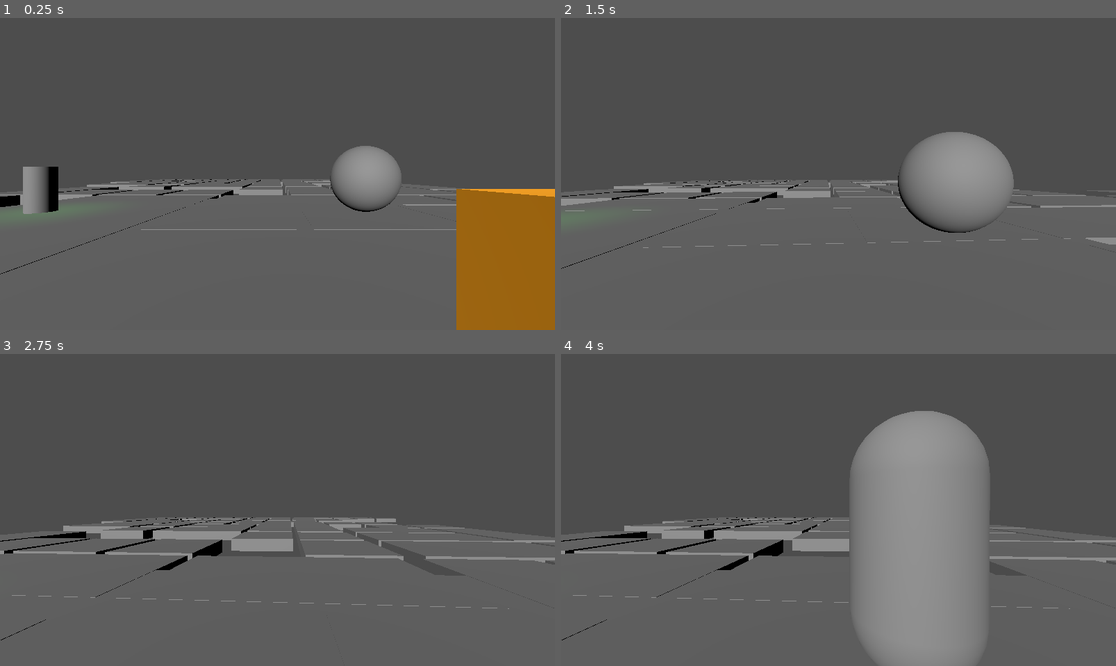
Above: before the commit, frames 1-4 (two rows, left to right).
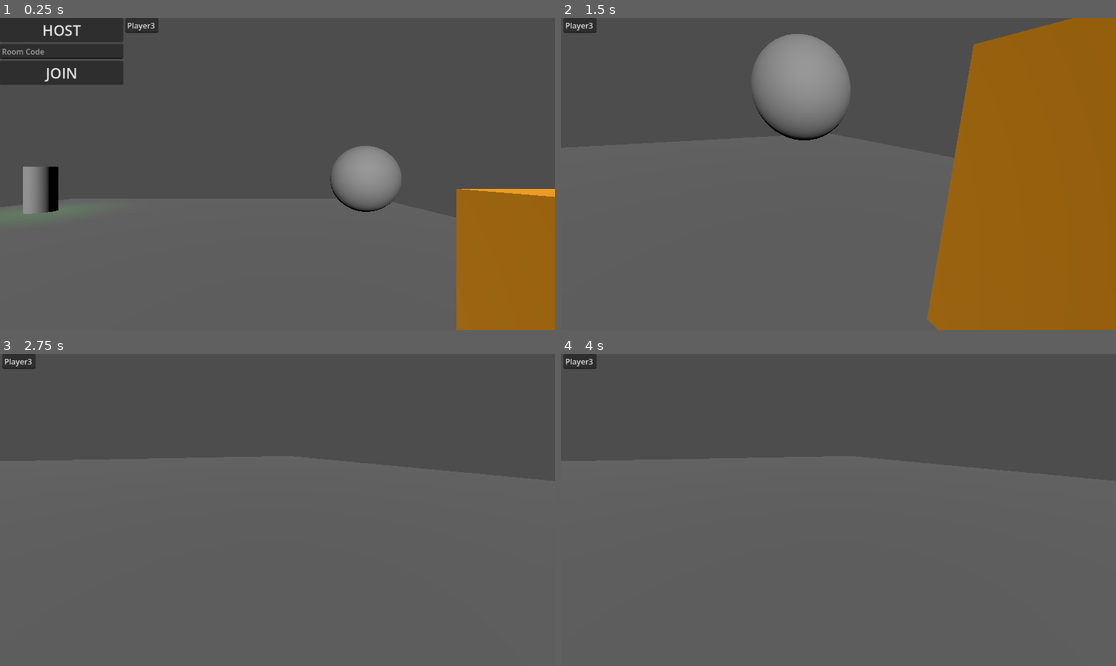
Above: after the commit, the same moments.

Repository: hadll/i-unno
Game: Godot game, scene res://scenes/playground_chloe.tscn
The game is run twice, just before and just after one commit, with the same random seed, the same clock (stepped at 60 frames per second) and the same inputs. This scene is started directly instead of the project's main scene.
Inputs (mouse positions are in pixels of both pictures, inside the frame that each line leads up to):
- Up to frame 1 (0.25 s): no input
- Up to frame 2 (1.5 s): click (622, 30) at 0.5 s, where only the run after the commit has a clickable "HOST"; tap Enter at 1.25 s; move the mouse to (866, 174) at 1.27 s; hold W (move_forward) from 1.28 s (still down); tap 1 (freecam_on) at 1.35 s; click (866, 174) at 1.42 s
- Up to frame 3 (2.75 s): keep holding W (move_forward); tap Space (move_jump) at 1.52, 2.27 s; move the mouse to (249, 510) at 2.02 s; tap 2 (freecam_swap) at 2.1 s
- Up to frame 4 (4 s): keep holding W (move_forward); tap Space (move_jump) at 2.75, 3.77 s; move the mouse to (849, 503) at 2.77 s; tap Ctrl (move_crouch) at 2.85 s; tap Enter at 3.5 s; move the mouse to (832, 516) at 3.52 s; tap Shift (move_sprint) at 3.6 s; click (832, 516) at 3.67 s

The runs differ from the first frame. In frame 1, 5.7% of the frame differs, in the area x 0-83%, y 0-83%; in frame 2, 36%, in the area x 0-100%, y 0-100%; in frame 3, 3.5%; in frame 4, 20%.
Error in both runs: Cannot call method 'shader_create_from_spirv' on a null value. (res://scripts/ditherer.gd:25)

Commit message:
multiplayer flags and triggers

Diff:
--- a/scenes/multiplayer_room.tscn
+++ b/scenes/multiplayer_room.tscn
@@ -2,6 +2,10 @@
 
 [ext_resource type="Script" uid="uid://b1f87nxncxmf3" path="res://scripts/multiplayer/multiplayer_room_screen.gd" id="1_7q14u"]
 [ext_resource type="PackedScene" uid="uid://ortc1uhcfowp" path="res://scenes/lobby_player.tscn" id="2_ugdk5"]
+[ext_resource type="Script" uid="uid://bwylegauw8d3y" path="res://scripts/triggers/global_click_trigger.gd" id="3_05k0u"]
+[ext_resource type="Script" uid="uid://c7n73q285n0hx" path="res://scripts/multiplayer_flag_setter.gd" id="4_hwgj2"]
+[ext_resource type="Script" uid="uid://bo80mbsdidmdo" path="res://scripts/triggers/multiplayer_flag_trigger.gd" id="5_1iiay"]
+[ext_resource type="Script" uid="uid://daowwhg8fxkuo" path="res://scripts/debug_print.gd" id="6_ak0ox"]
 
 [sub_resource type="LabelSettings" id="LabelSettings_g4v7s"]
 font_size = 40
@@ -54,10 +58,28 @@
 placeholder_text = "Username"
 max_length = 32
 
-[node name="LobbyRefreshTimer" type="Timer" parent="." unique_id=1852848309]
-wait_time = 3.0
+[node name="GlobalClickTrigger" type="Node3D" parent="." unique_id=1729891799]
+script = ExtResource("3_05k0u")
+button = 2
+metadata/_custom_type_script = "uid://bwylegauw8d3y"
+
+[node name="MultiplayerFlagSetter" type="Node" parent="." unique_id=1757221961 node_paths=PackedStringArray("trigger")]
+script = ExtResource("4_hwgj2")
+trigger = NodePath("../GlobalClickTrigger")
+flag = "test"
+metadata/_custom_type_script = "uid://c7n73q285n0hx"
+
+[node name="MultiplayerFlagTrigger" type="Node3D" parent="." unique_id=1212086317]
+script = ExtResource("5_1iiay")
+flag = "test"
+metadata/_custom_type_script = "uid://bo80mbsdidmdo"
+
+[node name="DebugPrint" type="Node" parent="." unique_id=593035956 node_paths=PackedStringArray("trigger")]
+script = ExtResource("6_ak0ox")
+trigger = NodePath("../MultiplayerFlagTrigger")
+print_text = "TEST WORKED"
+metadata/_custom_type_script = "uid://daowwhg8fxkuo"
 
 [connection signal="pressed" from="Start/Host" to="." method="host"]
 [connection signal="pressed" from="Start/Join" to="." method="join"]
 [connection signal="editing_toggled" from="Options/UsernameInput" to="." method="username_touched"]
-[connection signal="timeout" from="LobbyRefreshTimer" to="." method="refresh_lobby"]
--- a/scenes/playground_chloe.tscn
+++ b/scenes/playground_chloe.tscn
@@ -10,6 +10,7 @@
 [ext_resource type="Script" uid="uid://bvmwuhi6j156l" path="res://scripts/camera_angle_3d.gd" id="9_qokby"]
 [ext_resource type="PackedScene" uid="uid://dfl0ouravh1mb" path="res://scenes/level.tscn" id="10_lrhon"]
 [ext_resource type="Script" uid="uid://y8yqh08fax47" path="res://scripts/ditherer.gd" id="10_qokby"]
+[ext_resource type="PackedScene" uid="uid://ct1lqsxda07u3" path="res://scenes/multiplayer_room.tscn" id="11_lrhon"]
 
 [sub_resource type="WorldBoundaryShape3D" id="WorldBoundaryShape3D_8tsvv"]
 
@@ -130,3 +131,5 @@
 
 [node name="Level" parent="." unique_id=862827639 instance=ExtResource("10_lrhon")]
 transform = Transform3D(1, 0, 0, 0, 1, 0, 0, 0, 1, 11.656041, 0, 0)
+
+[node name="MultiplayerRoomScreen" parent="." unique_id=2106433219 instance=ExtResource("11_lrhon")]
--- a/scripts/level.gd
+++ b/scripts/level.gd
@@ -5,8 +5,7 @@
 
 @onready var level_generator: LevelGenerator = $LevelGenerator
 
-func _ready() -> void:
-	await get_tree().process_frame
+func generate() -> void:
 	level_generator.generate()
 	for room_def in level_generator.rooms:
 		var section_def := level_generator.rooms[room_def]
--- a/scripts/levelgen/level_generator.gd
+++ b/scripts/levelgen/level_generator.gd
@@ -22,6 +22,8 @@
 var doors: Dictionary[DoorDef, bool]
 var min_placed: Vector3i
 var max_placed: Vector3i
+var level_seed: int
+var rng: RandomNumberGenerator
 
 static func dir_rotate(pos_x_dir: Direction, new_pos_x_dir: Direction) -> Direction:
 	return posmod(pos_x_dir - new_pos_x_dir, 4) as Direction
@@ -51,17 +53,20 @@
 			return TAU*3/4
 
 func generate() -> void:
-	while not try_generate():
+	while not try_generate(randi()):
 		if LOG_GEN: print("Generation Failed... Retrying")
 	if LOG_GEN: print("Generation Done")
 
-func try_generate() -> bool:
+func try_generate(seed_value: int) -> bool:
 	spaces = {}
 	unfilled_doors = []
 	rooms = {}
 	doors = {}
 	min_placed = Vector3i.ZERO
 	max_placed = Vector3i.ZERO
+	level_seed = seed_value
+	rng = RandomNumberGenerator.new()
+	rng.seed = seed_value
 
 	try_place(gen.start, gen.sections[0], null)
 	var existing_density := 0.0
@@ -70,24 +75,24 @@
 		if LOG_GEN: print("Generating Section %s" % section_def.name)
 		var holes: Array[Vector2i] = []
 		for i in section_def.hole_density * gen.map_size.x * gen.map_size.z * 4:
-			var at := Vector2i(randi() % (gen.map_size.x * 2) - gen.map_size.x, randi() % (gen.map_size.z * 2) - gen.map_size.z)
+			var at := Vector2i(rng.randi() % (gen.map_size.x * 2) - gen.map_size.x, rng.randi() % (gen.map_size.z * 2) - gen.map_size.z)
 			if at in holes:
 				continue
 			holes.append(at)
-			var size := int(randf() * (1 + section_def.hole_size))
+			var size := int(rng.randf() * (1 + section_def.hole_size))
 			for j in size:
-				at += Vector2i(randi() % 3 - 1, randi() % 3 - 1)
+				at += Vector2i(rng.randi() % 3 - 1, rng.randi() % 3 - 1)
 				if at in holes:
 					continue
 				holes.append(at)
 
 		var consecutive_fails := 0
 		while get_density() - existing_density <= section_def.required_density:
-			var start_door_index = int(randf()**(1 - section_def.sprawl) * len(unfilled_doors))
+			var start_door_index = int(rng.randf()**(1 - section_def.sprawl) * len(unfilled_doors))
 			var start_door := unfilled_doors[start_door_index]
-			var room_index = randi() % len(section_def.rooms)
+			var room_index = rng.randi() % len(section_def.rooms)
 			var room := section_def.rooms[room_index]
-			var end_door_index = randi() % len(room.doors)
+			var end_door_index = rng.randi() % len(room.doors)
 			var end_door := room.doors[end_door_index]
 			var transformed := room.transform(
 				end_door.from,
@@ -111,9 +116,9 @@
 			return a.from.distance_squared_to(section_start_rough) > b.from.distance_squared_to(section_start_rough)
 		)
 		while true:
-			var start_door_index = int(randf() * (1 - section_def.end_depth) * len(unfilled_doors))
+			var start_door_index = int(rng.randf() * (1 - section_def.end_depth) * len(unfilled_doors))
 			var start_door := unfilled_doors[start_door_index]
-			var end_door_index = randi() % (len(section_def.end.doors) - 1)
+			var end_door_index = rng.randi() % (len(section_def.end.doors) - 1)
 			var end_door := section_def.end.doors[end_door_index]
 			var transformed := section_def.end.transform(
 				end_door.from,
@@ -170,7 +175,7 @@
 			if door.get_target() == pair.from and pair.get_target() == door.from:
 				paired_doors.append(door_index)
 				paired_doors.append(pair_index)
-				if door == important_door or randf() < (
+				if door == important_door or rng.randf() < (
 					section_def.duplicate_door_chance
 					if spaces[door.from] in connected_rooms else
 					section_def.extra_door_chance
--- a/scripts/multiplayer/multiplayer_connection.gd
+++ b/scripts/multiplayer/multiplayer_connection.gd
@@ -1,11 +1,21 @@
 extends Node
+signal players_changed(players: Array[Dictionary])
+## emitted when a multiplayer flag is queried with a different value
+signal flag_updated(updated: String, value: bool)
 
 const BASE_URL := "https://chloe.gregg.au/tasjam26/"
 const LOG_MULTIPLAYER := true
 
 var http: HTTPRequest
+var timer: Timer
+var current_room_data: Dictionary = {
+	"players": [],
+	"flags": {}
+}
 var room_code: String
 var in_room := false
+var in_game := false
+var busy := false
 var room_player_id: int
 var username: String
 @onready var connection_id := randi()
@@ -13,6 +23,10 @@
 func _ready() -> void:
 	http = HTTPRequest.new()
 	add_child(http)
+	timer = Timer.new()
+	timer.wait_time = 3
+	timer.timeout.connect(check_for_updates)
+	add_child(timer)
 
 func get_my_data() -> Dictionary:
 	return {
@@ -23,11 +37,15 @@
 func request(path: String, data: Variant = null) -> Variant:
 	var url := BASE_URL + path
 	if LOG_MULTIPLAYER: print("Multiplayer Requesting Url: %s" % url)
+	while busy:
+		await get_tree().process_frame
 	http.request(url, [], HTTPClient.METHOD_POST, JSON.stringify({
 		"me": get_my_data(),
 		"data": data
 	}))
+	busy = true
 	var response: Array = await http.request_completed
+	busy = false
 	var response_result: HTTPRequest.Result = response[0]
 	var response_code: int = response[1]
 	var _response_headers: PackedStringArray = response[2]
@@ -42,28 +60,74 @@
 	var text := response_body.get_string_from_utf8()
 	return JSON.parse_string(text)
 
+func check_for_updates() -> void:
+	var room_data := await query_room()
+	if not room_data:
+		return
+	var players: Array = room_data["players"]
+	var flags: Dictionary = room_data["flags"]
+	if len(players) != len(current_room_data["players"]):
+		players_changed.emit(players)
+		current_room_data["players"] = players
+	else:
+		for i in len(players):
+			if not (
+				players[i]["id"] == current_room_data["players"][i]["id"] and
+				players[i]["name"] == current_room_data["players"][i]["name"]
+			):
+				players_changed.emit(players)
+				current_room_data["players"] = players
+				break
+
+	for flag in flags:
+		if flags[flag] != current_room_data["flags"].get(flag, false):
+			current_room_data["flags"][flag] = flags[flag]
+			flag_updated.emit(flag, flags[flag])
+
+func on_game_started() -> void:
+	in_game = true
+
+func on_game_stopped() -> void:
+	in_game = false
+
+func on_room_entered() -> void:
+	in_room = true
+	timer.start()
+
+func on_room_exited() -> void:
+	in_room = false
+	timer.stop()
+
 func host_room() -> void:
 	var response = await request("create_room")
 	room_code = response as String
 	room_player_id = 0
-	in_room = true
+	on_room_entered()
 	if LOG_MULTIPLAYER: print("Hosting Room. Code: %s" % room_code)
 
 func join_room(code: String) -> bool:
+	code = code.to_upper()
 	var response = await request("join_room", code)
 	if not response:
 		return false
 	room_code = code
 	room_player_id = response as int
-	in_room = true
+	on_room_entered()
 	if LOG_MULTIPLAYER: print("Joining Room. Code: %s" % room_code)
 	return true
 
 func query_room() -> Dictionary:
-	var response = await request("query_room", room_code)
-	return response as Dictionary
+	if in_room:
+		var response = await request("query_room", room_code)
+		return response as Dictionary
+	else:
+		return {}
 
 func set_username(to: String) -> void:
 	username = to
 	if in_room:
 		var _response = await request("update_player", room_code)
+
+func update_flags(flag_changes: Dictionary[String, int]) -> void:
+	if in_room:
+		var _response = await request("update_flags", [room_code, flag_changes])
--- a/scripts/multiplayer/multiplayer_room_screen.gd
+++ b/scripts/multiplayer/multiplayer_room_screen.gd
@@ -10,11 +10,11 @@
 @onready var room_code_display: Label = $Lobby/RoomCode
 @onready var room_code_input: LineEdit = $Start/RoomCodeInput
 @onready var username_input: LineEdit = $Options/UsernameInput
-@onready var lobby_refresh_timer: Timer = $LobbyRefreshTimer
 
 var lobby_players: Dictionary[String, LobbyPlayer] = {}
 
 func _ready() -> void:
+	MultiplayerConnection.players_changed.connect(refresh_lobby)
 	change_username("")
 
 func host() -> void:
@@ -27,8 +27,7 @@
 
 func show_lobby() -> void:
 	room_code_display.text = MultiplayerConnection.room_code
-	refresh_lobby()
-	lobby_refresh_timer.start()
+	MultiplayerConnection.check_for_updates()
 	lobby.show()
 	start.hide()
 
@@ -39,9 +38,7 @@
 	lobby.hide()
 	start.show()
 
-func refresh_lobby() -> void:
-	var lobby_data := await MultiplayerConnection.query_room()
-	var all_player_data: Array = lobby_data["players"]
+func refresh_lobby(all_player_data: Array) -> void:
 	var left := lobby_players.keys()
 	for player_data: Dictionary in all_player_data:
 		if player_data["id"] not in lobby_players:
--- /dev/null
+++ b/scripts/multiplayer_flag_setter.gd
@@ -0,0 +1,18 @@
+class_name MultiplayerFlagSetter
+extends Node
+
+@export var trigger: Trigger
+@export var flag: String
+
+func _ready() -> void:
+	trigger.trigger_start.connect(trigger_start)
+	trigger.trigger_end.connect(trigger_end)
+
+func trigger_trigger(_node: Trigger) -> void:
+	MultiplayerConnection.update_flags({flag: 2})
+
+func trigger_start(_node: Trigger) -> void:
+	MultiplayerConnection.update_flags({flag: 1})
+
+func trigger_end(_node: Trigger) -> void:
+	MultiplayerConnection.update_flags({flag: 0})
--- /dev/null
+++ b/scripts/triggers/multiplayer_flag_trigger.gd
@@ -0,0 +1,13 @@
+class_name MultiplayerFlagTrigger
+extends Trigger
+
+@export var flag: String
+
+func _ready() -> void:
+	MultiplayerConnection.flag_updated.connect(func(updated: String, value: bool) -> void:
+		if updated == flag:
+			set_active(value)
+	)
+
+func get_default_debug_print() -> String:
+	return "Multiplayer Flag Updated"
Not shown, added: scripts/multiplayer_flag_setter.gd.uid
Not shown, added: scripts/triggers/multiplayer_flag_trigger.gd.uid
